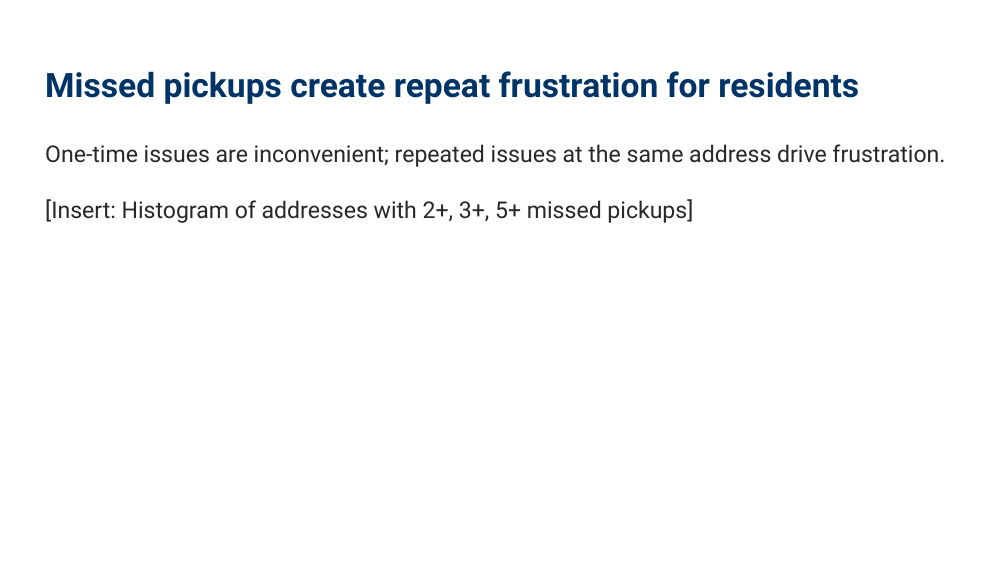
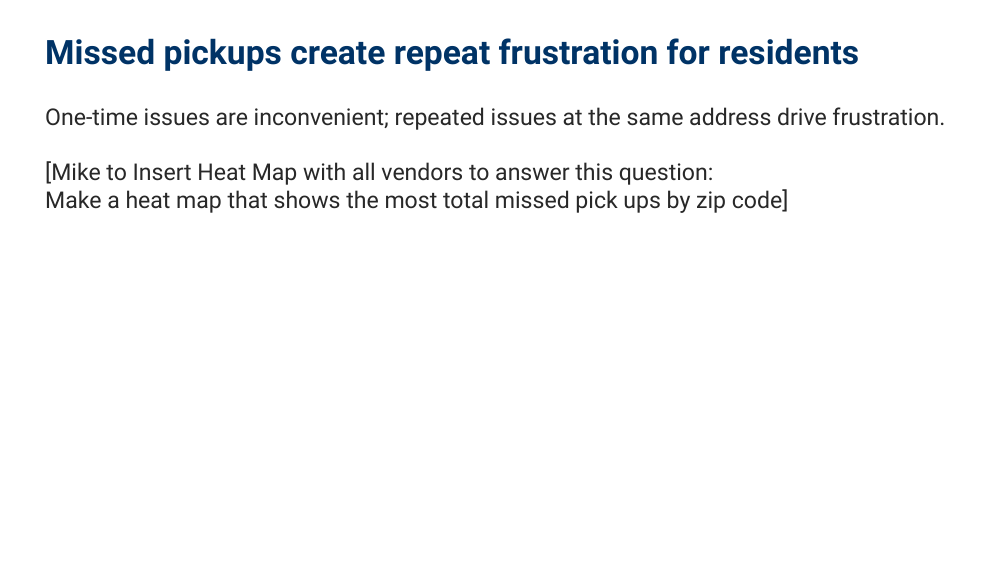
Before and after one commit to NewForce-Cohort-11-Data/trash-haulers-null-void-waste-solutions, a slide deck: slide 5 of Missed_Trash_Pickups_Presentation_16x9_Formatted.pptx (slide 4 before the commit). Drawn at 1008x567 pixels with LibreOffice and Linux fonts; fonts in the diff are those of the drawing. Boxes give left, top, right and bottom in pixels: in the first picture for what was removed or moved away, otherwise in the second. Text is boxed around its words. In the diff, an @@ line names an element or a change of style, - is before the commit and + after.

```diff
--- a/Missed_Trash_Pickups_Presentation_16x9_Formatted.pptx
+++ b/Missed_Trash_Pickups_Presentation_16x9_Formatted.pptx
@@ text "Missed pickups create repeat frustration ...": place and size @@
-text "Missed pickups create repeat frustration ..." at (45,71,859,104)
+text "Missed pickups create repeat frustration ..." at (45,38,859,71)
@@ text at (45,107,945,213): text changed @@
-One-time issues are inconvenient; repeated issues at the same address drive frustration.
-[Insert: Histogram of addresses with 2+, 3+, 5+ missed pickups]
+One-time issues are inconvenient; repeated issues at the same address drive frustration.
+[Mike to Insert Heat Map with all vendors to answer this question:
+Make a heat map that shows the most total missed pick ups by zip code]
```
Also in this commit, not shown: 6 other slides changed, 4 slides added, 3 slides removed, 9 other files.
